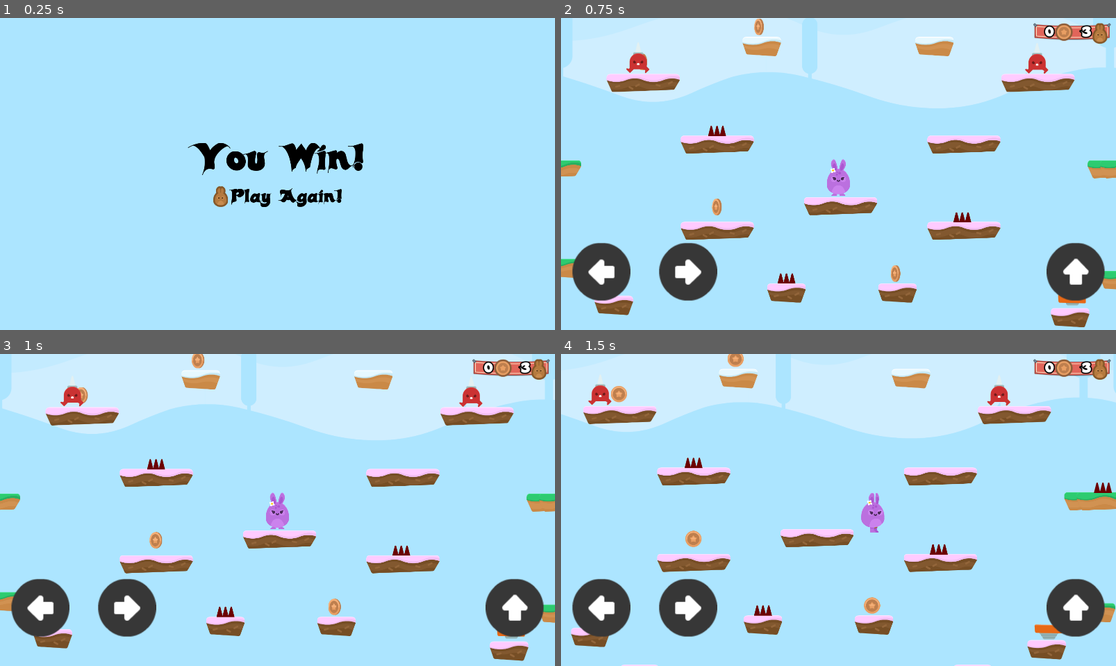
Above: before the commit, frames 1-4 (two rows, left to right).
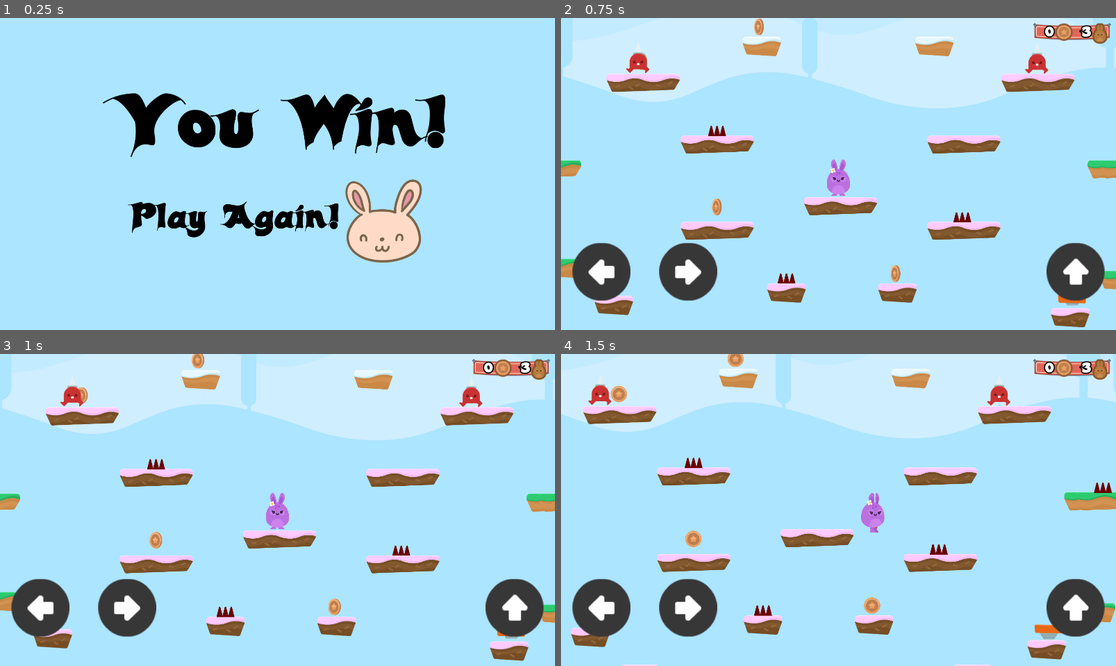
Above: after the commit, the same moments.

Repository: alexandrepeluchi/godot-udemy
Game: Godot game, scene res://Levels/Victory.tscn
Same seed, same stepped clock (60 frames per second), same inputs: the game is played once before the commit and once after it. This scene is started directly instead of the project's main scene.
Inputs (mouse positions are in pixels of both pictures, inside the frame that each line leads up to; where the layout moved, square brackets give the same spot in the first picture):
- Up to frame 1 (0.25 s): no input
- Up to frame 2 (0.75 s): click (943, 220) [783, 198] at 0.5 s
- Up to frame 3 (1 s): no input
- Up to frame 4 (1.5 s): hold D (right) from 1.28 s (still down)

The runs differ from the first frame. In frame 1, 11% of the frame differs, in the area x 18-81%, y 24-79%; in frame 2, nothing differs; in frame 3, nothing differs; in frame 4, nothing differs.

Commit message:
Alteração no tamanho da tela de Game Over, Victory e no tamanho do botão para reiniciar o jogo

Diff:
--- a/Hoppy Days/Levels/GameOver.tscn
+++ b/Hoppy Days/Levels/GameOver.tscn
@@ -1,17 +1,17 @@
 [gd_scene load_steps=7 format=2]
 
 [ext_resource path="res://GFX/Background/bg_layer1.png" type="Texture" id=1]
-[ext_resource path="res://GFX/HUD/lifes.png" type="Texture" id=2]
+[ext_resource path="res://GFX/HUD/bunny_head.png" type="Texture" id=2]
 [ext_resource path="res://Fonts/candles_.ttf" type="DynamicFontData" id=3]
 [ext_resource path="res://Levels/GameOver.gd" type="Script" id=4]
 
 [sub_resource type="DynamicFont" id=1]
-size = 128
+size = 250
 use_filter = true
 font_data = ExtResource( 3 )
 
 [sub_resource type="DynamicFont" id=2]
-size = 64
+size = 120
 use_filter = true
 font_data = ExtResource( 3 )
 
@@ -37,35 +37,37 @@
 }
 
 [node name="VBoxContainer" type="VBoxContainer" parent="CenterContainer"]
-margin_left = 125.0
-margin_top = 175.0
-margin_right = 898.0
-margin_bottom = 425.0
+margin_left = 205.0
+margin_top = 229.0
+margin_right = 1715.0
+margin_bottom = 851.0
 
 [node name="Label" type="Label" parent="CenterContainer/VBoxContainer"]
-margin_right = 773.0
-margin_bottom = 164.0
+margin_right = 1510.0
+margin_bottom = 318.0
 custom_fonts/font = SubResource( 1 )
 custom_colors/font_color = Color( 0, 0, 0, 1 )
 text = "Game Over!"
 
 [node name="HBoxContainer" type="HBoxContainer" parent="CenterContainer/VBoxContainer"]
-margin_top = 168.0
-margin_right = 773.0
-margin_bottom = 250.0
+margin_top = 322.0
+margin_right = 1510.0
+margin_bottom = 622.0
 alignment = 1
 
-[node name="RestartButton" type="TextureButton" parent="CenterContainer/VBoxContainer/HBoxContainer"]
-margin_left = 176.0
-margin_right = 228.0
-margin_bottom = 82.0
-texture_normal = ExtResource( 2 )
-
 [node name="Label" type="Label" parent="CenterContainer/VBoxContainer/HBoxContainer"]
-margin_left = 232.0
-margin_right = 596.0
-margin_bottom = 82.0
+margin_left = 262.0
+margin_top = 73.0
+margin_right = 943.0
+margin_bottom = 226.0
 custom_fonts/font = SubResource( 2 )
 custom_colors/font_color = Color( 0, 0, 0, 1 )
 text = "Try Again!"
+
+[node name="RestartButton" type="TextureButton" parent="CenterContainer/VBoxContainer/HBoxContainer"]
+margin_left = 950.0
+margin_top = -30.0
+margin_right = 1250.0
+margin_bottom = 270.0
+texture_normal = ExtResource( 2 )
 [connection signal="pressed" from="CenterContainer/VBoxContainer/HBoxContainer/RestartButton" to="." method="_on_RestartButton_pressed"]
--- a/Hoppy Days/Levels/Victory.tscn
+++ b/Hoppy Days/Levels/Victory.tscn
@@ -4,22 +4,28 @@
 
 [node name="Victory" instance=ExtResource( 1 )]
 
+[node name="CenterContainer" parent="." index="1"]
+margin_left = 1.18921
+margin_right = 1.18921
+
 [node name="VBoxContainer" parent="CenterContainer" index="0"]
-margin_left = 212.0
-margin_right = 812.0
+margin_left = 374.0
+margin_right = 1545.0
 
 [node name="Label" parent="CenterContainer/VBoxContainer" index="0"]
-margin_right = 600.0
+margin_right = 1171.0
 text = "You Win!"
 
 [node name="HBoxContainer" parent="CenterContainer/VBoxContainer" index="1"]
-margin_right = 600.0
+margin_right = 1171.0
 
-[node name="RestartButton" parent="CenterContainer/VBoxContainer/HBoxContainer" index="0"]
-margin_left = 77.0
-margin_right = 129.0
+[node name="Label" parent="CenterContainer/VBoxContainer/HBoxContainer" index="0"]
+margin_left = 68.0
+margin_right = 799.0
+text = "Play Again!"
 
-[node name="Label" parent="CenterContainer/VBoxContainer/HBoxContainer" index="1"]
-margin_left = 133.0
-margin_right = 523.0
-text = "Play Again!"
+[node name="RestartButton" parent="CenterContainer/VBoxContainer/HBoxContainer" index="1"]
+margin_left = 803.0
+margin_top = 0.0
+margin_right = 1103.0
+margin_bottom = 300.0
Binary file added: Hoppy Days/GFX/HUD/bunny_head.png
Not shown, added: Hoppy Days/GFX/HUD/bunny_head.png.import
